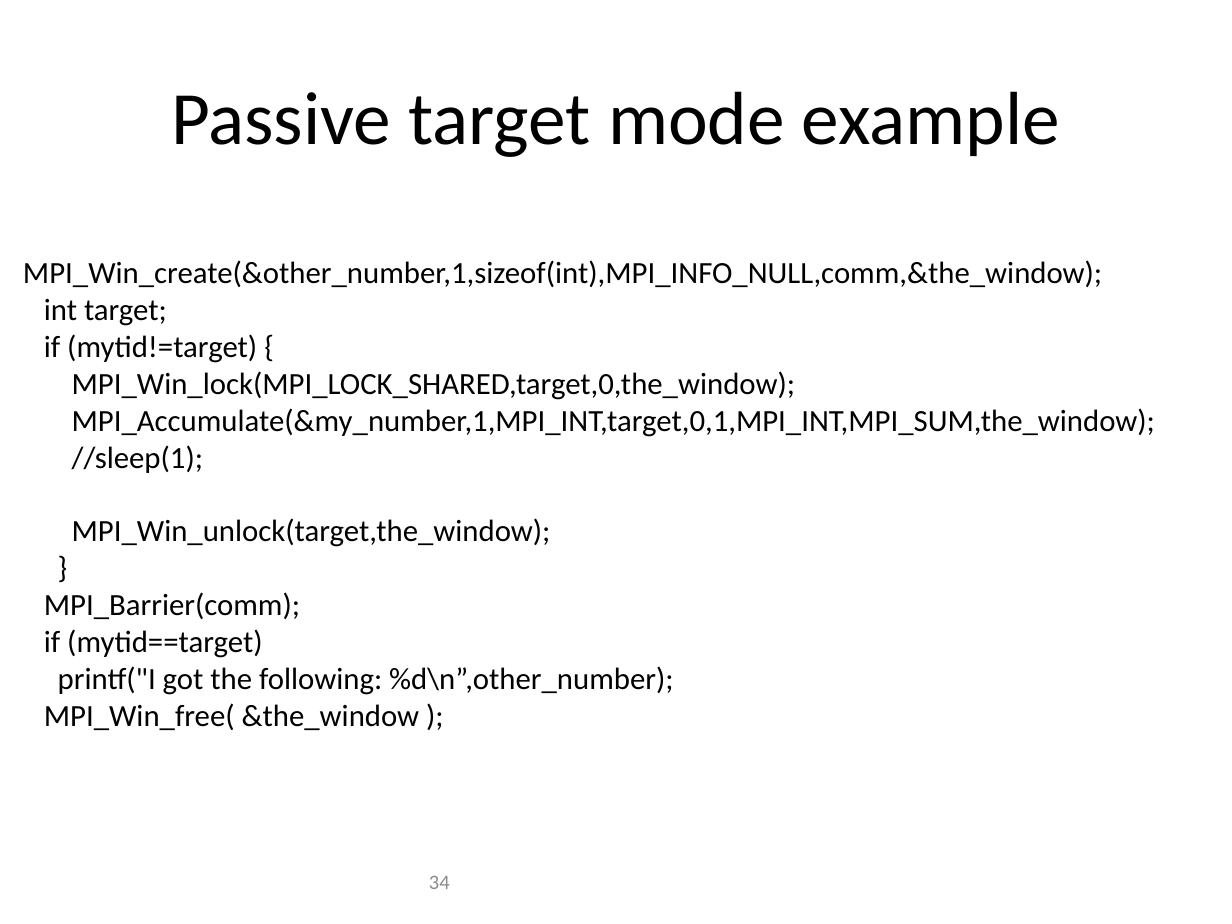
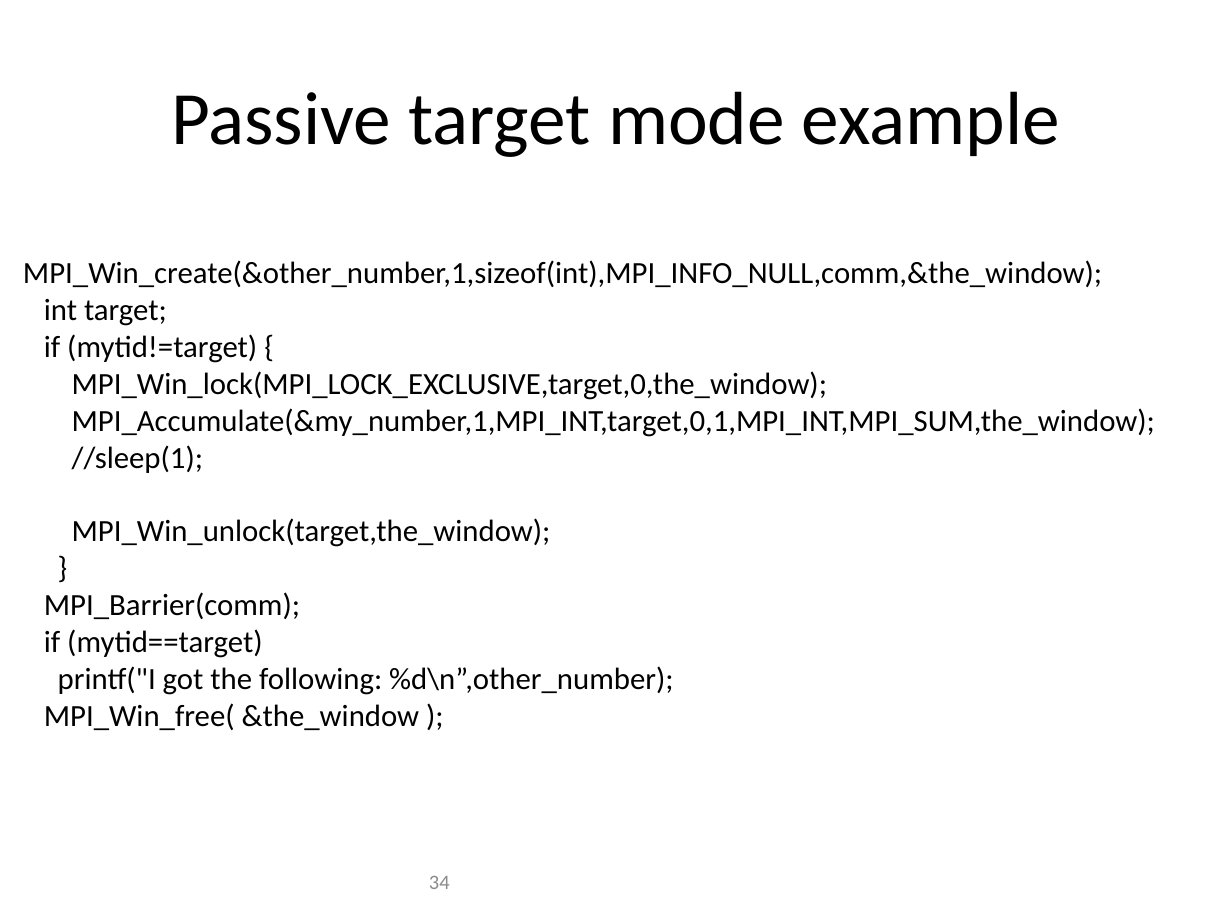
Before and after one commit to allenyllee/Parallel-Computing-Book, a slide deck: slide 34 of slides/MPI/MPI-point2point.pptx. Drawn at 1232x924 pixels with LibreOffice and Linux fonts; fonts in the diff are those of the drawing; background and template pictures are left out. Boxes give left, top, right and bottom in pixels: in the first picture for what was removed or moved away, otherwise in the second. Text is boxed around its words. In the diff, an @@ line names an element or a change of style, - is before the commit and + after.

Commit message:
finished hpc lecture

```diff
--- a/slides/MPI/MPI-point2point.pptx
+++ b/slides/MPI/MPI-point2point.pptx
@@ text at box(72, 371, 827, 400): text changed @@
-MPI_Win_lock(MPI_LOCK_SHARED,target,0,the_window);
+MPI_Win_lock(MPI_LOCK_EXCLUSIVE,target,0,the_window);
```
Also in this commit, not shown: 4 other files.
